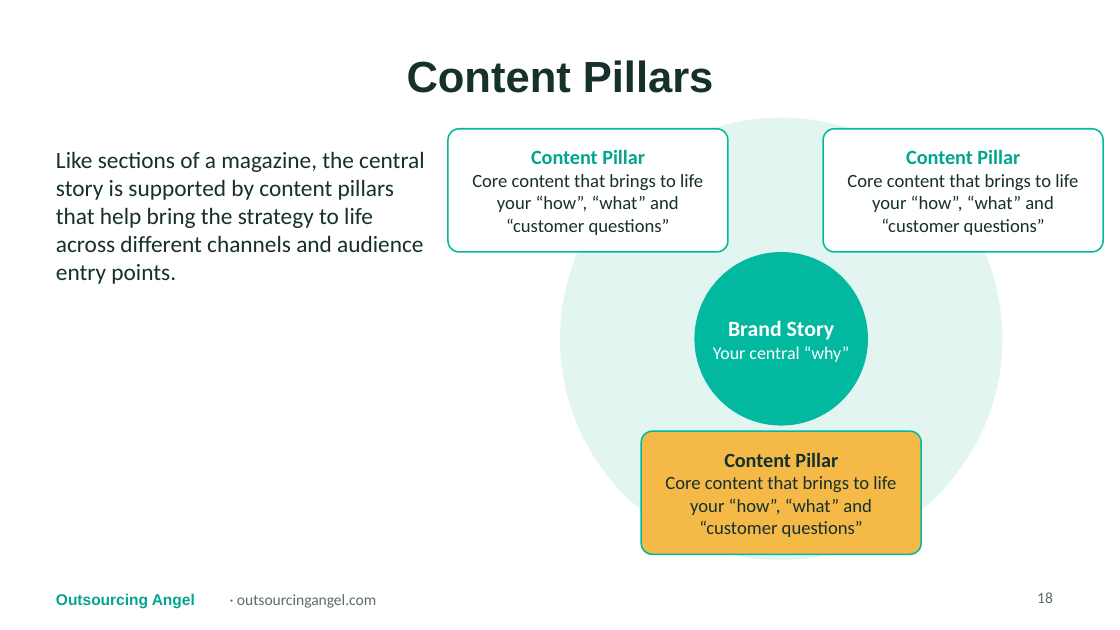
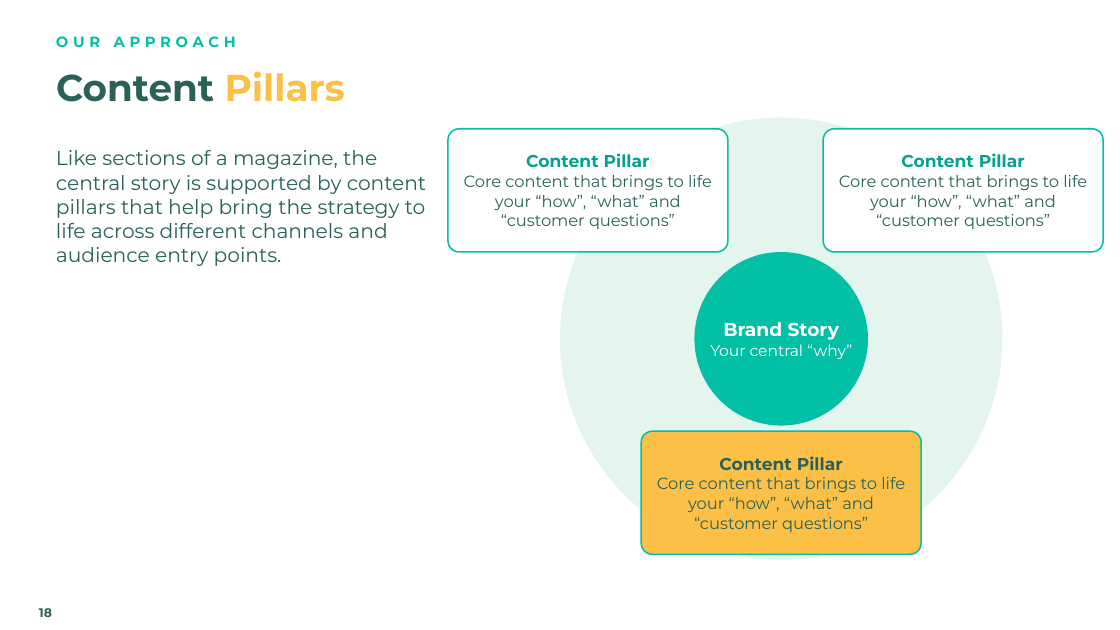
Before and after one commit to gail-gif/OA, a slide deck: slide 18 of WebVine_Marketing_Strategy_Review_Proposal_OA.pptx. Drawn at 1120x630 pixels with LibreOffice and Linux fonts; fonts in the diff are those of the drawing; background and template pictures are left out. Boxes give left, top, right and bottom in pixels: in the first picture for what was removed or moved away, otherwise in the second. Text is boxed around its words. In the diff, an @@ line names an element or a change of style, - is before the commit and + after.

```diff
--- a/WebVine_Marketing_Strategy_Review_Proposal_OA.pptx
+++ b/WebVine_Marketing_Strategy_Review_Proposal_OA.pptx
@@ title "Content Pillars": place and size @@
-title "Content Pillars" at <box>407,60,714,93</box>
+title "Content Pillars" at <box>56,71,345,102</box>
@@ title "Content Pillars" at <box>56,71,345,102</box>: size 28 to 24 pt, font Arial to Montserrat; text colour #16302C to #296158 in "Content"; text colour #16302C to #FCC047 in "Pillars"; alignment centre to left @@
@@ text added at <box>56,36,236,48</box>, 9.5 pt, text #02C0A6, bold @@
+OUR APPROACH
@@ ellipse: place and size @@
-ellipse at <box>694,252,868,426</box>
+ellipse at <box>560,118,1002,560</box>
@@ ellipse at <box>560,118,1002,560</box>: fill #02B99F to #E4F5EE @@
@@ text "Like sections of a magazine, ..." at <box>56,150,426,266</box>: size 15 to 13 pt, font Calibri to Montserrat, text colour #16302C to #296158 @@
@@ rounded rectangle at <box>448,129,728,252</box>: outline #02B99F 1 pt to #02C0A6 1 pt @@
@@ text "Content Pillar" at <box>464,153,712,229</box>: size 13 to 11 pt, text colour #02A58E to #03A28C in "Content Pillar"; font Calibri to Montserrat; size 12 to 10.5 pt, text colour #16302C to #296158 in "Core content that brings to life your ..." @@
@@ rounded rectangle at <box>823,129,1103,252</box>: outline #02B99F 1 pt to #02C0A6 1 pt @@
@@ text "Content Pillar" at <box>839,153,1087,229</box>: size 13 to 11 pt, text colour #02A58E to #03A28C in "Content Pillar"; font Calibri to Montserrat; size 12 to 10.5 pt, text colour #16302C to #296158 in "Core content that brings to life your ..." @@
@@ text "Brand Story" at <box>710,322,852,359</box>: size 14 to 12 pt in "Brand Story"; font Calibri to Montserrat; size 11.5 to 10 pt in "Your central “why”" @@
@@ ellipse: place and size @@
-ellipse at <box>560,118,1002,560</box>
+ellipse at <box>694,252,868,426</box>
@@ ellipse at <box>694,252,868,426</box>: fill #E2F5F1 to #02C0A6 @@
@@ rounded rectangle at <box>641,431,921,554</box>: fill #F5B947 to #FCC047; outline #02B99F 1 pt to #02C0A6 1 pt @@
@@ text "Content Pillar" at <box>657,456,905,532</box>: size 13 to 11 pt in "Content Pillar"; font Calibri to Montserrat, text colour #16302C to #296158; size 12 to 10.5 pt in "Core content that brings to life your ..." @@
@@ page number: place and size @@
-page number at <box>1037,592,1053,603</box>
+page number at <box>39,608,52,617</box>
@@ page number at <box>39,608,52,617</box>: size 10 to 8 pt, font Calibri to Montserrat, text colour #5A6E6A to #296158, bold on; alignment right to left @@
@@ text removed at <box>56,593,195,608</box> @@
-Outsourcing Angel
@@ text at <box>237,594,376,608</box>: text changed; size 10 to 10.5 pt; font Calibri to Montserrat; text colour #5A6E6A to #FFFFFF; bold on @@
-· outsourcingangel.com
+outsourcingangel.com.au
```
Also in this commit, not shown: 34 other slides changed.
